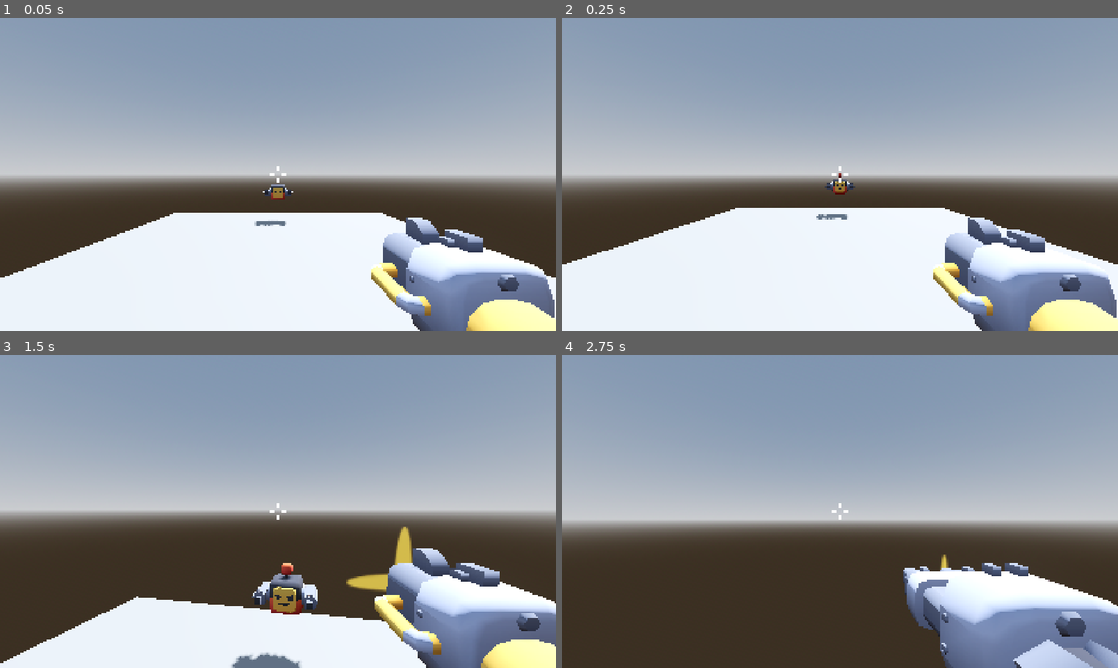
Above: before the commit, frames 1-4 (two rows, left to right).
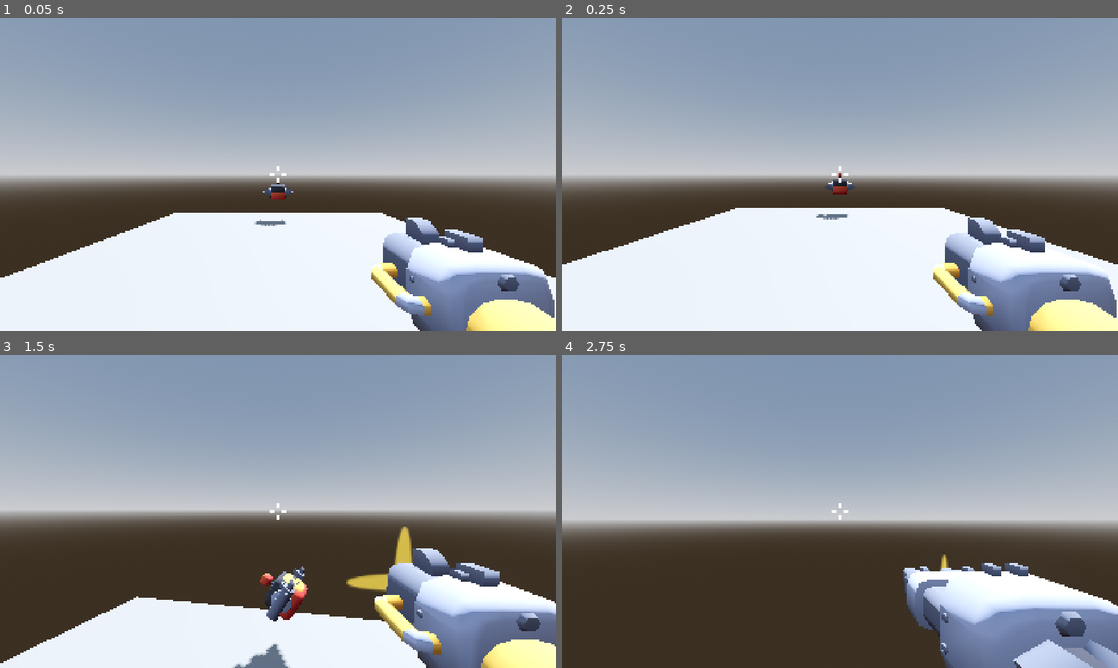
Above: after the commit, the same moments.

Repository: Stone-keep/3d_first_person_shooter
Game: Godot game, scene res://scenes/game.tscn
Two runs of this game, one before a commit and one after it. Both use one fixed random seed, a clock stepped at 60 frames per second and the inputs below.
Inputs (mouse positions are in pixels of both pictures, inside the frame that each line leads up to):
- Up to frame 1 (0.05 s): no input
- Up to frame 2 (0.25 s): no input
- Up to frame 3 (1.5 s): move the mouse to (305, 511) at 0.52 s; press the mouse at (305, 511) at 0.53 s; hold W (forward) from 0.53 s (still down); tap Space (jump) at 0.77 s; move the mouse to (250, 511) at 1.27 s; release the mouse at (250, 511) at 1.28 s; click (250, 511) at 1.35 s
- Up to frame 4 (2.75 s): keep holding W (forward); tap Space (jump) at 1.52 s; move the mouse to (851, 505) at 2.02 s; press the mouse at (851, 505) at 2.03 s; tap E (toggle_weapon) at 2.1 s

The runs differ from the first frame. In frame 1, 0.1% of the frame differs, in the area x 45-53%, y 52-67%; in frame 2, 0.1%; in frame 3, 1.5%, in the area x 41-58%, y 66-100%; in frame 4, nothing differs.

Commit message:
Add enemy rotating towards player when in range

Diff:
--- a/scenes/enemy.gd
+++ b/scenes/enemy.gd
@@ -3,6 +3,8 @@
 @export var min_flash_size: float
 @export var max_flash_size: float
 @export var number_of_barrels := 1
+@export var damage := 1
+@export var rotation_speed := 5.0
 
 @onready var muzzleflash: Node3D = $Model/MuzzleFlash
 @onready var shoot_timer = $ShootTimer
@@ -16,10 +18,21 @@
 		sprite.scale = Vector3.ZERO
 		sprite.modulate = Color(0.99, 0.0, 0.05, randf_range(0.6, 0.8))
 
-func get_hit(damage: int):
-	print(damage)
+func _process(delta: float) -> void:
+	if player:
+		var target_dir = (player.enemy_target.global_position - global_position).normalized()
+		var current_dir = -global_transform.basis.z
+		var new_dir = current_dir.slerp(target_dir, rotation_speed * delta).normalized()
+		look_at(global_transform.origin + new_dir)
+
+func get_hit(hit_damage: int):
+	print("Enemy hit for: " + str(hit_damage))
 
 func shoot():
+	muzzle_flash()
+	player.get_hit(damage)
+
+func muzzle_flash():
 	var barrel_flash := muzzleflash.get_child(current_barrel)
 	barrel_flash.modulate = Color(0.99, 0.0, 0.05, randf_range(0.6, 0.8))
 	var flash_size := randf_range(min_flash_size, max_flash_size)
@@ -39,4 +52,5 @@
 		shoot_timer.stop()
 
 func _on_shoot_timer_timeout() -> void:
-	shoot()
+	if player:
+		shoot()
--- a/scenes/enemy.tscn
+++ b/scenes/enemy.tscn
@@ -159,9 +159,10 @@
 min_flash_size = 0.3
 max_flash_size = 0.45
 number_of_barrels = 2
+rotation_speed = 2.0
 
 [node name="Model" type="Node3D" parent="." unique_id=1094295482]
-transform = Transform3D(1, 0, 0, 0, 1, 0, 0, 0, 1, 0, -0.30381286, 0)
+transform = Transform3D(-1, 0, 0, 0, 1, 0, 0, 0, -1, 0, -0.30381286, 0)
 
 [node name="torso" type="MeshInstance3D" parent="Model" unique_id=945695145]
 transform = Transform3D(1, 0, 0, 0, 1, 0, 0, 0, 1, -1.8047786e-15, 0, -0.02375)
--- a/scenes/player.gd
+++ b/scenes/player.gd
@@ -5,8 +5,8 @@
 @onready var head: Node3D = $Head
 @onready var camera: Camera3D = $Head/Camera3D
 @onready var raycast: RayCast3D = $Head/Camera3D/RayCast3D
-
 @onready var weapons: Node3D = $Head/Camera3D/Weapons
+@onready var enemy_target: Marker3D = $EnemyTarget
 
 # Camera Movement
 
@@ -117,13 +117,6 @@
 func continuous_shoot() -> void:
 	shoot()
 
-func hit_enemy(enemy: CharacterBody3D, impact_position: Vector3, damage: int):
-	var shot_impact = shot_impact_scene.instantiate()
-	get_tree().root.add_child(shot_impact)
-	shot_impact.global_position = impact_position + shot_impact.random_impact_offset
-	shot_impact.look_at(camera.global_transform.origin)
-	enemy.get_hit(damage)
-
 func swap_weapons() -> void:
 	is_swapping_weapons = true
 	current_weapon = posmod(current_weapon + 1, Weapon.size()) as Weapon
@@ -136,3 +129,13 @@
 
 	await tween.finished
 	is_swapping_weapons = false
+
+func hit_enemy(enemy: CharacterBody3D, impact_position: Vector3, hit_damage: int):
+	var shot_impact = shot_impact_scene.instantiate()
+	get_tree().root.add_child(shot_impact)
+	shot_impact.global_position = impact_position + shot_impact.random_impact_offset
+	shot_impact.look_at(camera.global_transform.origin)
+	enemy.get_hit(hit_damage)
+
+func get_hit(hit_damage: int):
+	print("Player hit for: " + str(hit_damage))
--- a/scenes/player.tscn
+++ b/scenes/player.tscn
@@ -41,3 +41,6 @@
 transform = Transform3D(1, 0, 0, 0, 1, 0, 0, 0, 1, 0, 0, 0.67579144)
 size = Vector3(3, 3, 3)
 texture_albedo = ExtResource("5_qlg0r")
+
+[node name="EnemyTarget" type="Marker3D" parent="." unique_id=1520732866]
+transform = Transform3D(1, 0, 0, 0, 1, 0, 0, 0, 1, 0, 1.022093, 0)
